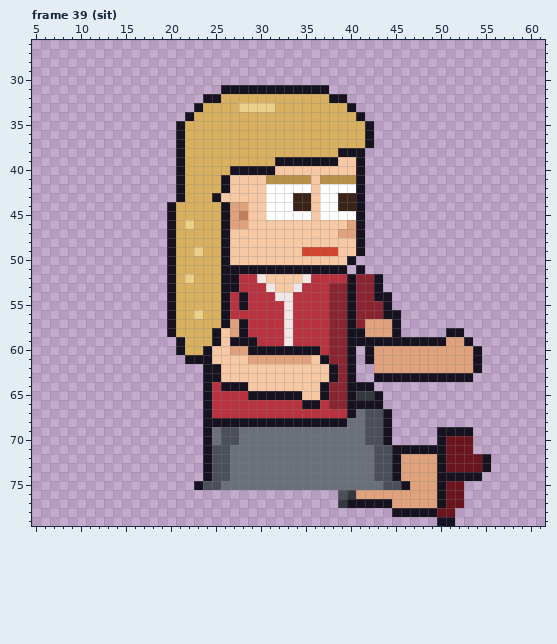
Edited in one commit: pixel-art file (sprites/clients/client_karen_right_anim.aseprite). The picture above was drawn from the file before the commit.
64x80 pixels, 129 frames. Shown: frame 39 (sit): x 5..61, y 26..79. The commit also changed other frames, which this record leaves out.
New version:
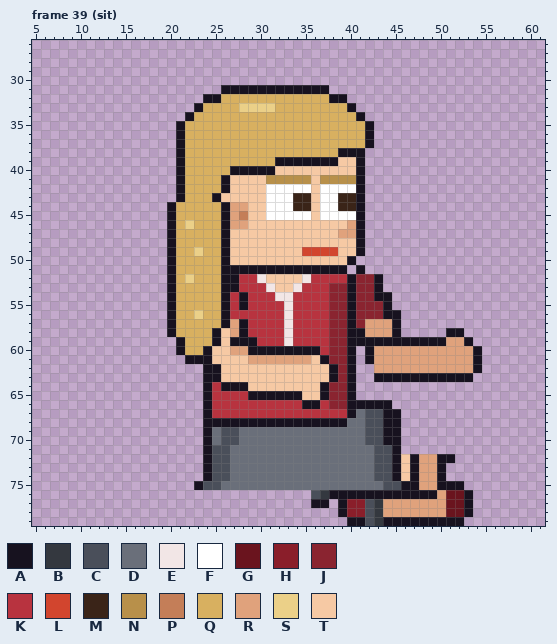
Palette (. is transparent): A #17121f  B #34383f  C #4a4f5a  D #6a6f7a  E #f2e6e6  F #ffffff  G #6a141e  H #8a1e2a  J #8a2430  K #b8333f  L #d2452e  M #3a2418  N #b8904a  P #c47e58  Q #d8b060  R #e0a27c  S #ebd088  T #f6c9a4
Change:
Frame 39 (sit), layers "Pants", "Shoes":
y 64: x 41..42 AA -> ..
y 65: x 41..43 BBA -> ...
y 66: x 44 . -> A
y 67..68: x 45 . -> A
y 69: x 45 . -> A; x 50..53 AAAA -> ....
y 70: x 45 . -> A; x 50..53 AGGG -> ....
y 71: x 46..53 AAAAAGGG -> ........
y 72: x 46..47 RR -> TA; x 51..55 GGGGA -> A....
y 73: x 46..47 RR -> TA; x 51..55 GGGGA -> .....
y 74: x 46..47 RR -> TA; x 51..54 AAAA -> ....
y 75: x 47 R -> A; x 51..52 GG -> AA
y 76: x 36..50 ...CBRRRRRRRRRA -> CBAAAAAAAAAAAAR; x 53 . -> A
y 77: x 36..37 .. -> AA; x 39..44 BAAAAA -> AHHCBR; x 50 A -> R; x 53 . -> A
y 78: x 39..50 ......AAAAAG -> AHHCBRRRRRRR; x 52..53 .. -> GA
y 79: x 40..49 .......... -> AACBAAAAAA; x 52 . -> A
